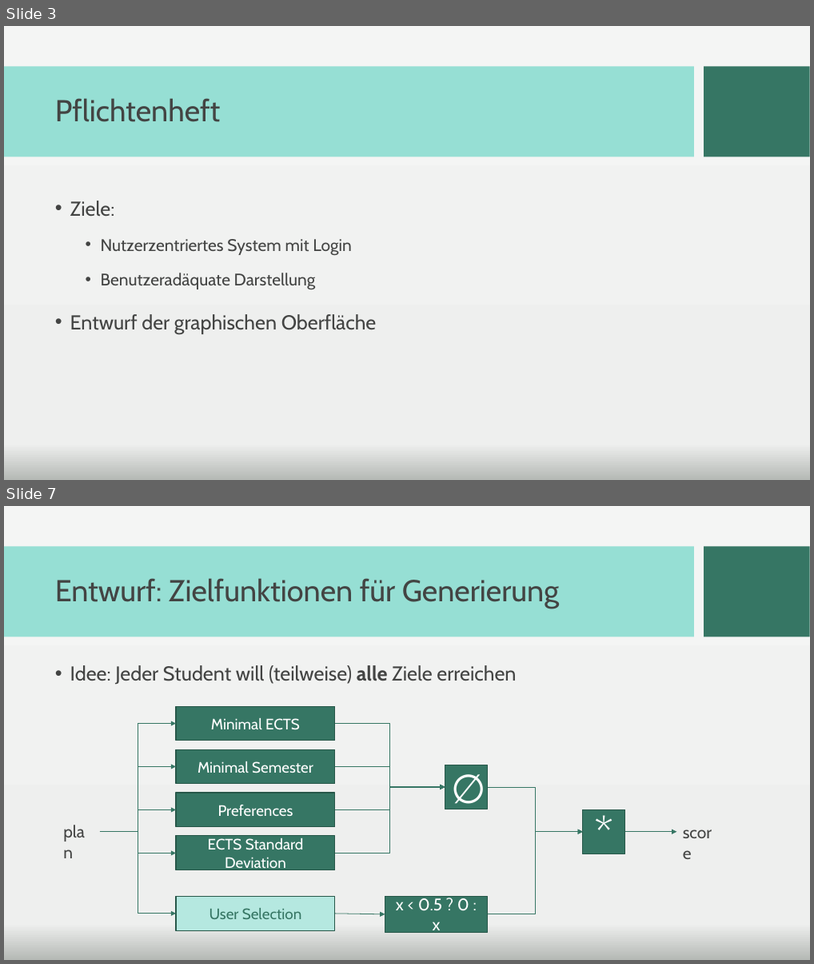
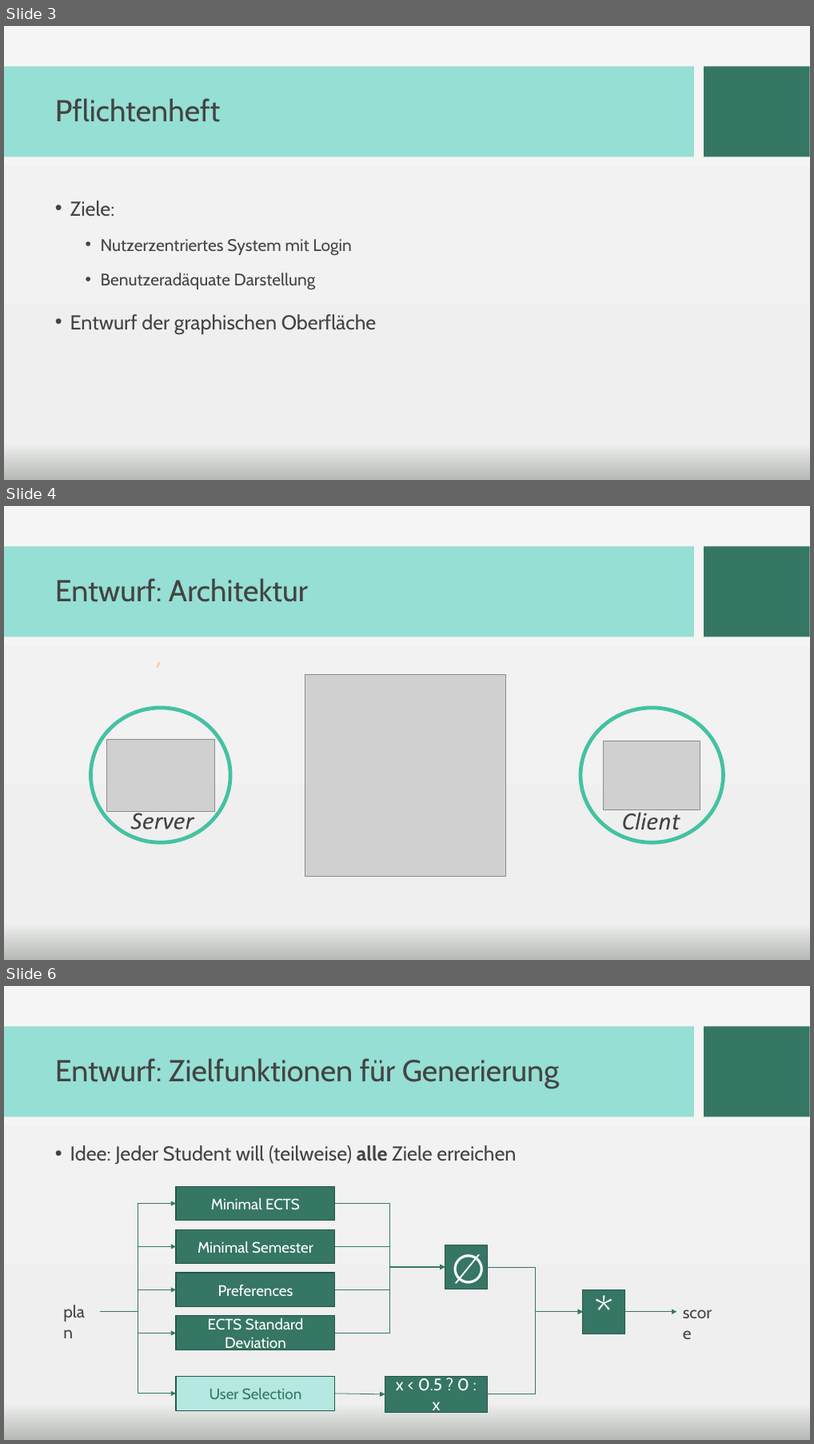
Before and after one commit to PSE-WS1617-IPD-Workflow/PSE_WS1617_IPD_Boehm_Studienplan, a slide deck: Abschlusspräsentation/Praesentation_newdesign.pptx. Shown one above the other, each under a label of ours: slides 3 and 7 before the commit, slides 3, 4 and 6 after it; the slides between them are not shown. The pictures are 814x964 and 814x1444 pixels, drawn with LibreOffice and Linux fonts; fonts in the diff are those of the drawing; grey boxes stand for pictures; background and template pictures are left out. Boxes give left, top, right and bottom in pixels: in the first picture for what was removed or moved away, otherwise in the second. Text is boxed around its words. In the diff, an @@ line names an element or a change of style, - is before the commit and + after.

```diff
--- a/Abschlusspräsentation/Praesentation_newdesign.pptx
+++ b/Abschlusspräsentation/Praesentation_newdesign.pptx
@@ slide 4 added at bbox=[4, 506, 810, 960], background picture (left out); not listed: 2 template elements that a slide beside it also shows @@
@@ title added at bbox=[55, 578, 308, 602], 36 pt, text #434443 @@
+Entwurf: Architektur
@@ arc (boxed as its full ellipse) added at bbox=[127, 644, 159, 675], outline #F9C37D 1.5 pt @@
@@ group added at bbox=[90, 675, 724, 876]: 8 freeform shapes, 3 pictures, 2 ellipses @@
@@ what was slide 7 is now slide 6 @@
```
Also in this commit, not shown: 4 slides changed, 2 slides removed.
